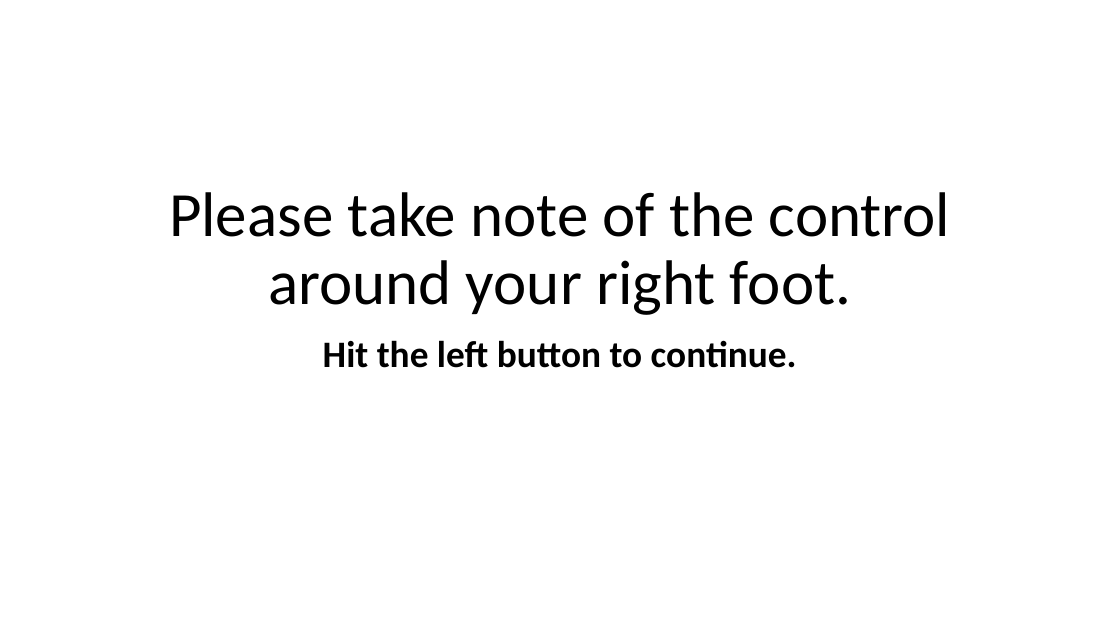
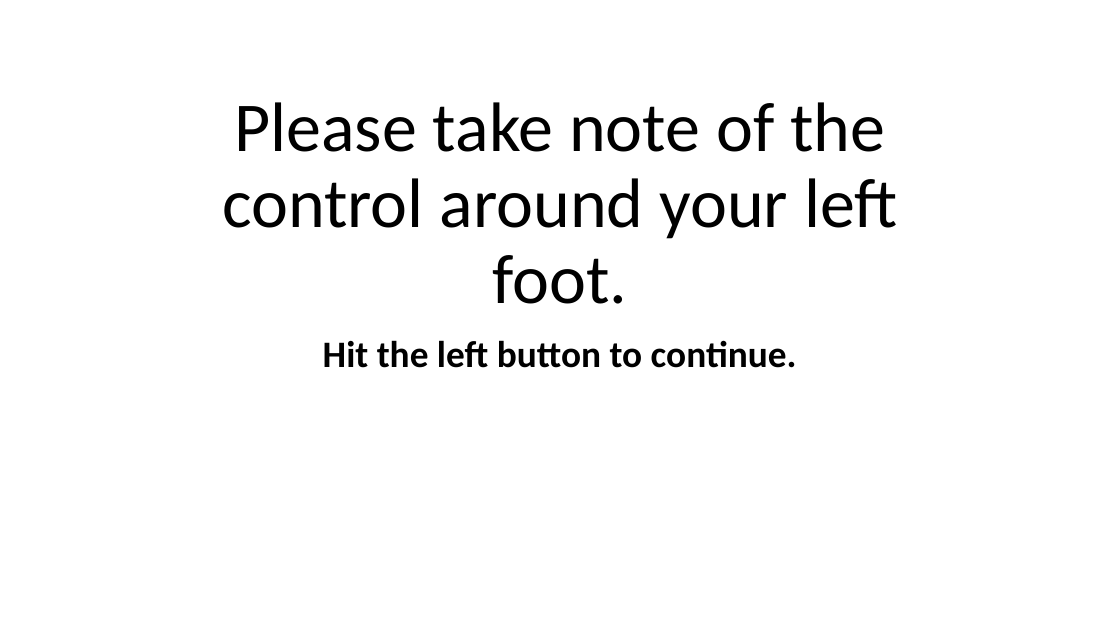
Before and after one commit to alassman/Brad1, a slide deck: slide 4 of UI_code/tutorial_images/first_slide.pptx. Drawn at 1120x630 pixels with LibreOffice and Linux fonts; fonts in the diff are those of the drawing. Boxes give left, top, right and bottom in pixels: in the first picture for what was removed or moved away, otherwise in the second. Text is boxed around its words. In the diff, an @@ line names an element or a change of style, - is before the commit and + after.

```diff
--- a/UI_code/tutorial_images/first_slide.pptx
+++ b/UI_code/tutorial_images/first_slide.pptx
@@ title at (x1=222, y1=102, x2=897, y2=304): text changed; size 54 to 60 pt @@
-Please take note of the control around your right foot.
+Please take note of the control around your left foot.
```
Also in this commit, not shown: 2 other slides changed, 10 other files.
